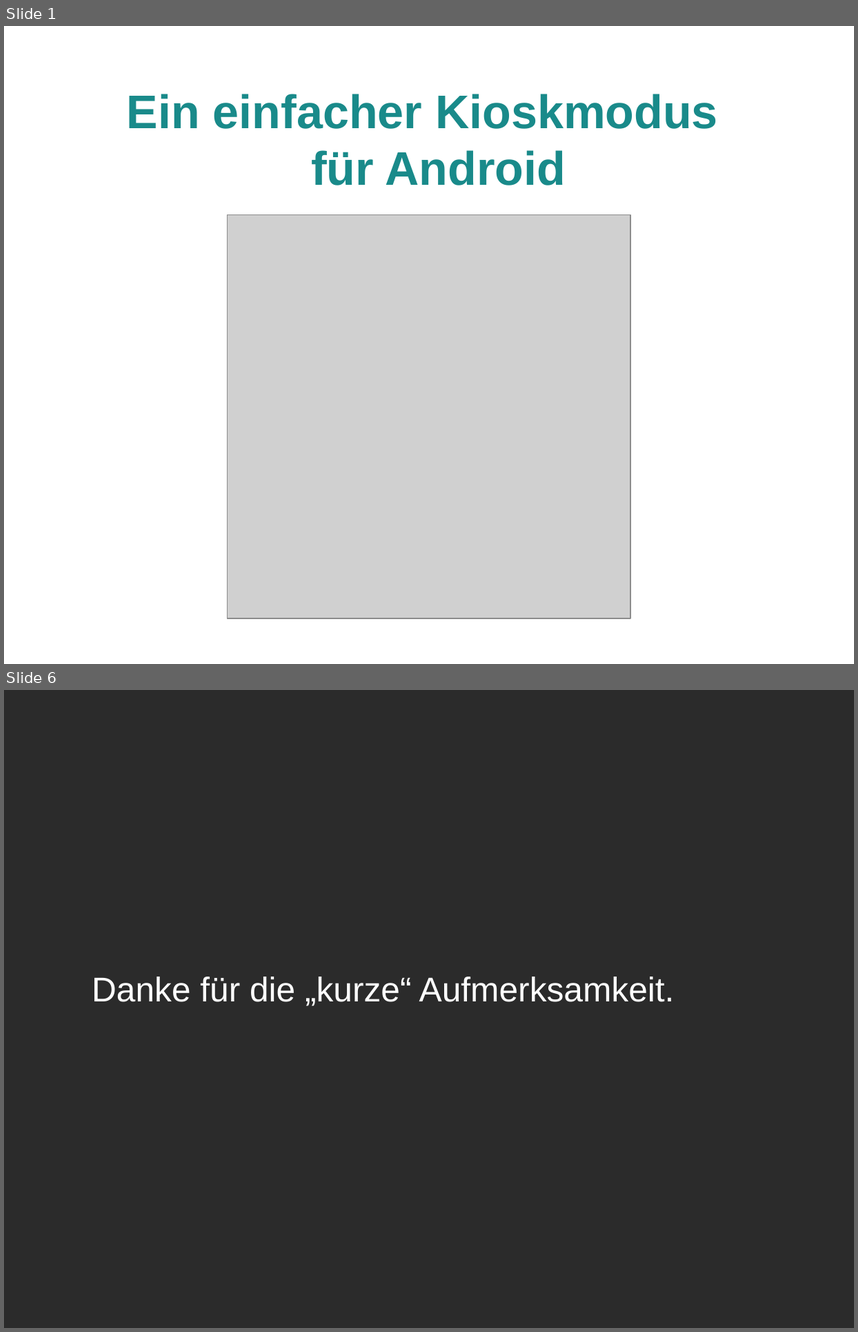
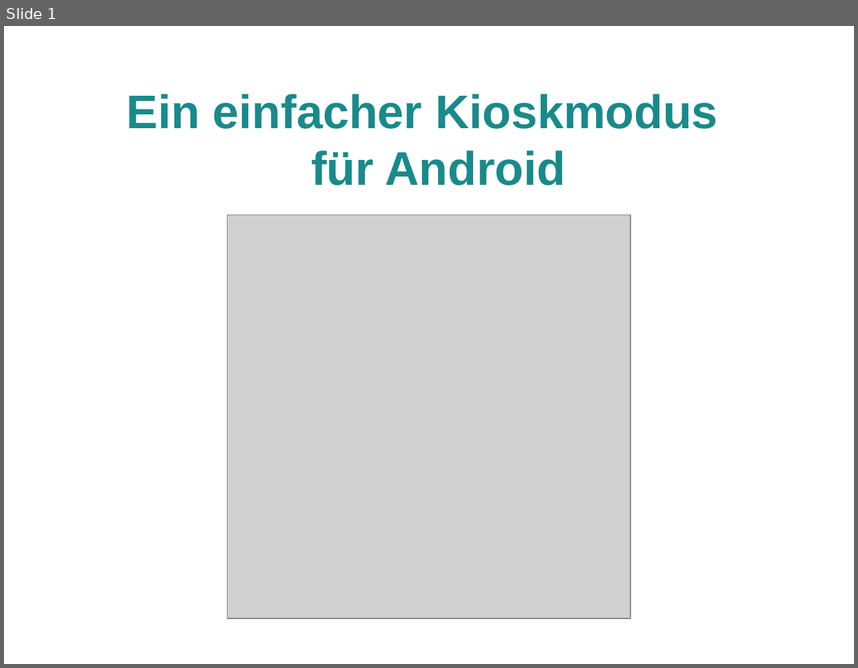
Before and after one commit to jessejin/Kiosk, a slide deck: doc/Rev1_präsi.odp. Shown one above the other, each under a label of ours: slides 1 and 6 before the commit, slide 1 after it; the slides between them are not shown. The pictures are 858x1332 and 858x668 pixels, drawn with LibreOffice and Linux fonts; fonts in the diff are those of the drawing; grey boxes stand for pictures; background and template pictures are left out; a plain dark background stands for a picture behind light text. Boxes give left, top, right and bottom in pixels: in the first picture for what was removed or moved away, otherwise in the second. Text is boxed around its words. In the diff, an @@ line names an element or a change of style, - is before the commit and + after.

```diff
--- a/doc/Rev1_präsi.odp
+++ b/doc/Rev1_präsi.odp
@@ slide 6 removed at box(4, 690, 854, 1328), background picture (left out) @@
@@ subtitle removed at box(92, 976, 675, 1006) @@
-Danke für die „kurze“ Aufmerksamkeit.
```
Also in this commit, not shown: 2 slides changed, 5 slides added, 2 other slides removed.
